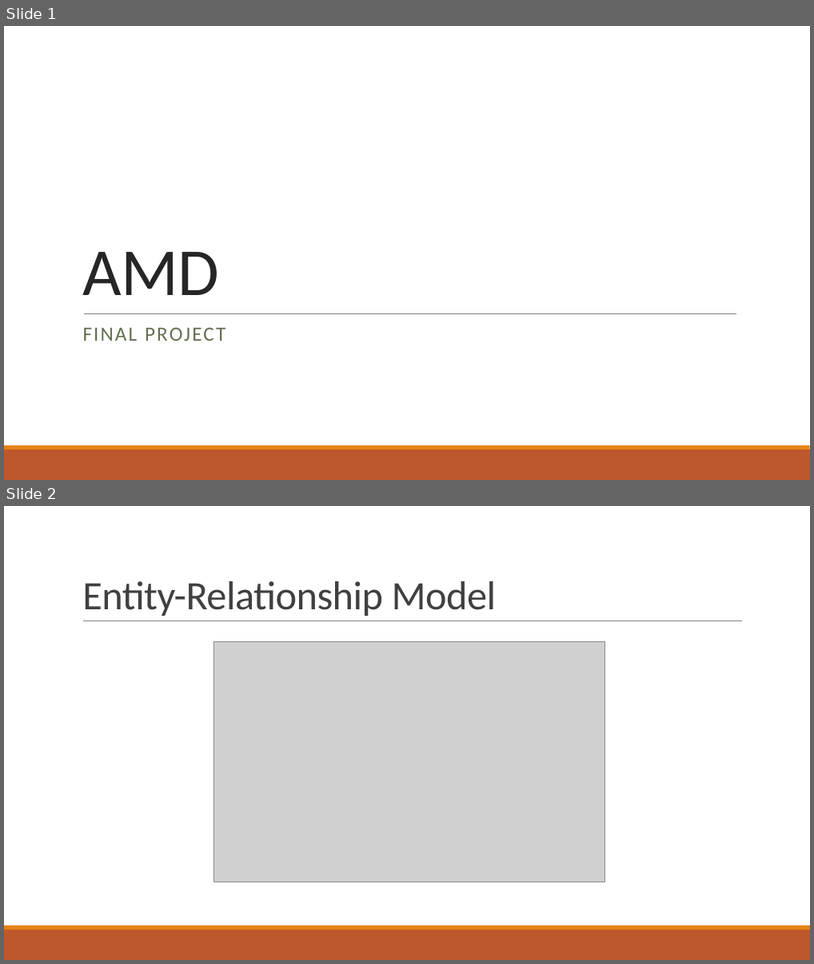
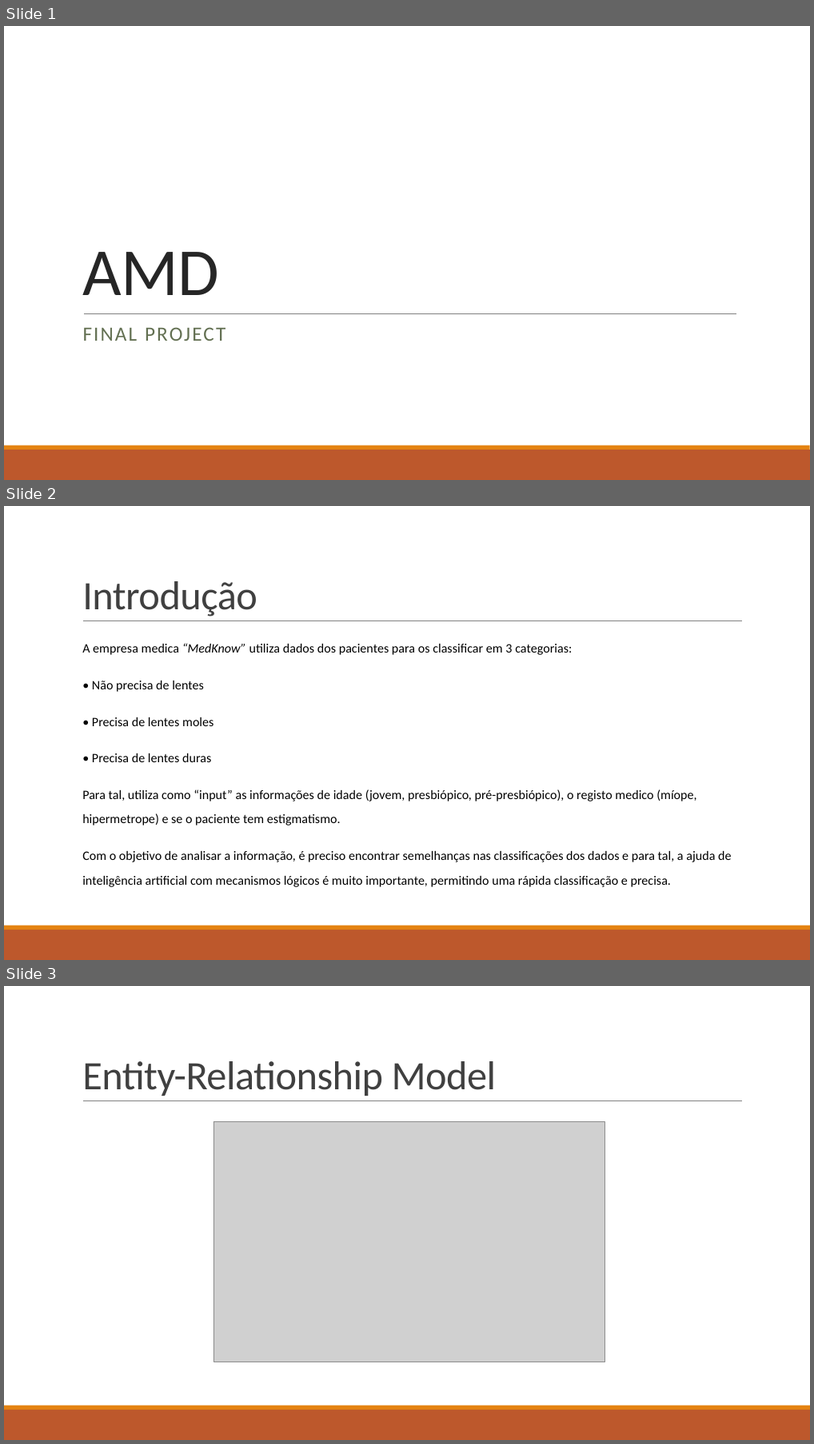
Before and after one commit to FableArman542/AMD_FinalProject, a slide deck: Presentation.pptx. Shown one above the other, each under a label of ours: slides 1 and 2 before the commit, slides 1, 2 and 3 after it. The pictures are 814x964 and 814x1444 pixels, drawn with LibreOffice and Linux fonts; fonts in the diff are those of the drawing; grey boxes stand for pictures. Boxes give left, top, right and bottom in pixels: in the first picture for what was removed or moved away, otherwise in the second. Text is boxed around its words. In the diff, an @@ line names an element or a change of style, - is before the commit and + after.

Commit message:
changes

```diff
--- a/Presentation.pptx
+++ b/Presentation.pptx
@@ slide 2 added at (4,506,810,960), background #FFFFFF; not listed: 3 template elements that a slide beside it also shows @@
@@ title added at (82,581,258,616), 48 pt, text #404040 @@
+Introdução
@@ text added at (82,643,731,887), 15.3 pt, text #000000 @@
+  A empresa medica “MedKnow” utiliza dados dos pacientes para os classificar em 3 categorias:
+  • Não precisa de lentes
+  • Precisa de lentes moles
+  • Precisa de lentes duras
+  Para tal, utiliza como “input” as informações de idade (jovem, presbiópico, pré-presbiópico), o registo medico (míope, hipermetrope) e se o paciente tem estigmatismo.
+  Com o objetivo de analisar a informação, é preciso encontrar semelhanças nas classificações dos dados e para tal, a ajuda de inteligência artificial com mecanismos lógicos é muito importante, permitindo uma rápida classificação e precisa.
@@ what was slide 2 is now slide 3 @@
```
